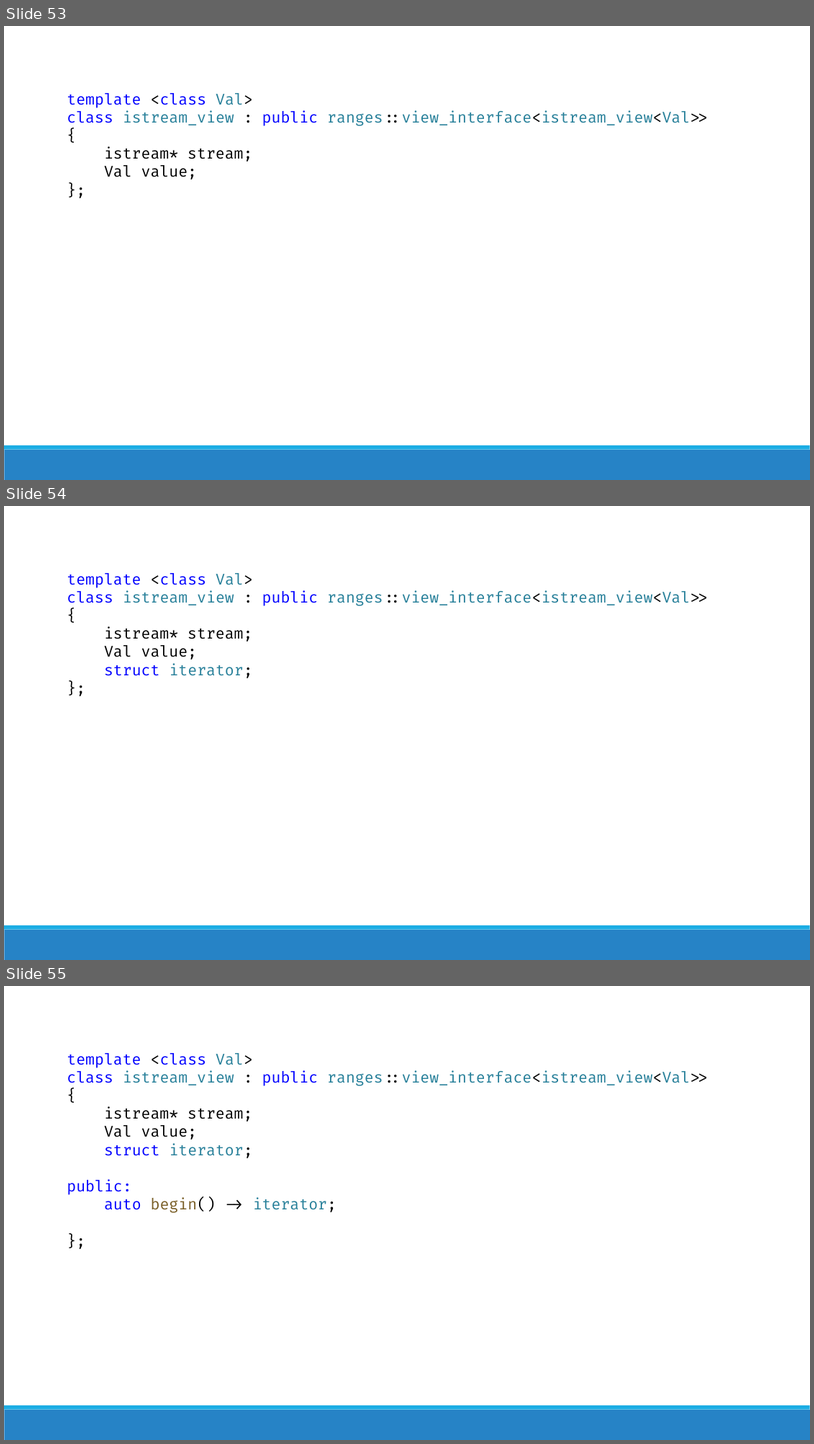
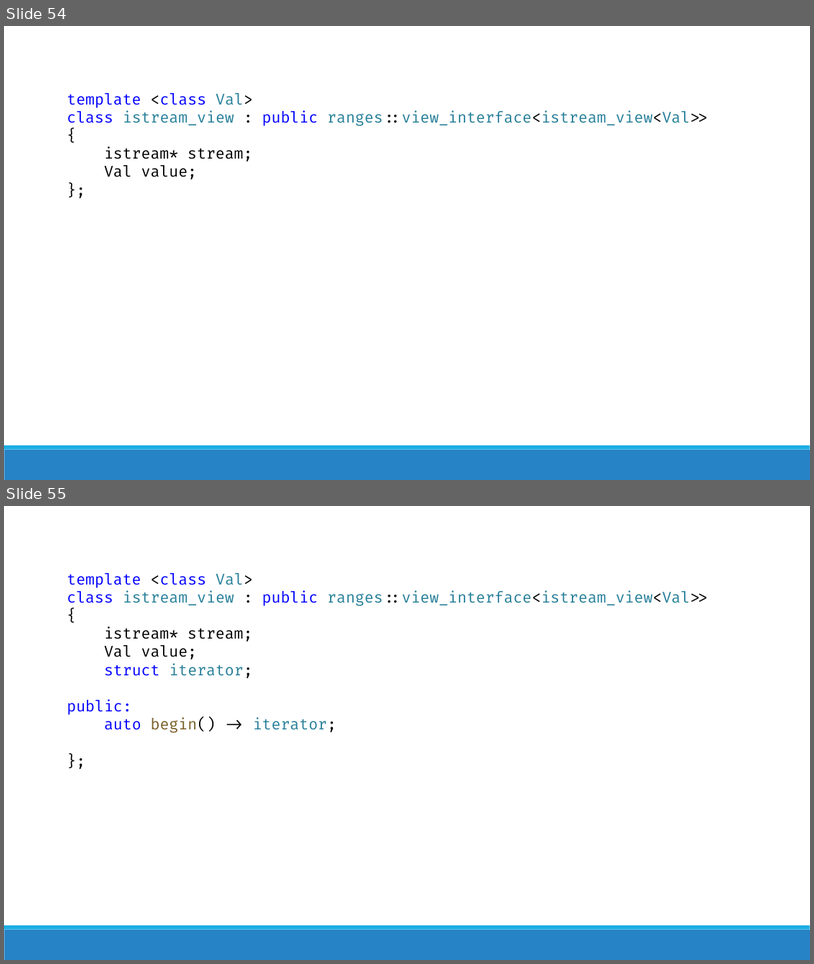
Before and after one commit to brevzin/cpp_proposals, a slide deck: talks/202305_cppnow/take(5).pptx. Shown one above the other, each under a label of ours: slides 53, 54 and 55 before the commit, slides 54 and 55 after it. The pictures are 814x1444 and 814x964 pixels, drawn with LibreOffice and Linux fonts; fonts in the diff are those of the drawing. Boxes give left, top, right and bottom in pixels: in the first picture for what was removed or moved away, otherwise in the second. Text is boxed around its words. In the diff, an @@ line names an element or a change of style, - is before the commit and + after.

```diff
--- a/talks/202305_cppnow/take(5).pptx
+++ b/talks/202305_cppnow/take(5).pptx
@@ slide 54 removed at box(4, 506, 810, 960), background #FFFFFF; not listed: 2 template elements that a slide beside it also shows @@
@@ text removed at box(67, 573, 709, 678) @@
-template <class Val>
-class istream_view : public ranges::view_interface<istream_view<Val>> {
-istream* stream;
-Val value;
-struct iterator;
-};
@@ what was slide 53 is now slide 54 @@
```
Also in this commit, not shown: 6 slides changed, 26 slides added, 3 other slides removed.
